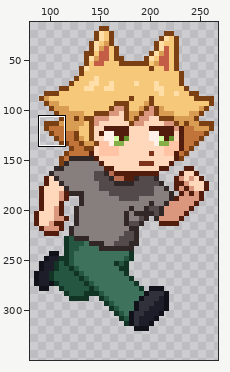
Two states of a sprite sheet, Assets/Player/run-2.png. The first picture is a wide view before the edit; the outline marks the close-up.
Close-up. Old version:
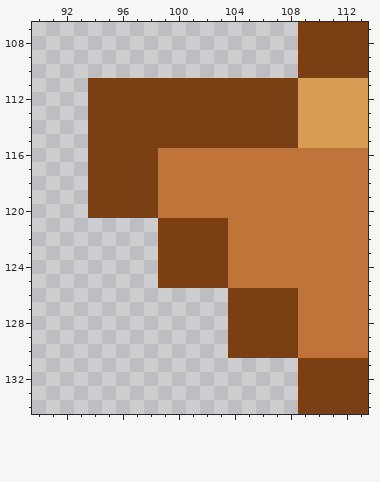
The file is 329x350 pixels. Shown: x 90..113, y 107..134. The old version is drawn lined up with the new one. The wide view leaves out empty margins. The commit also changed other parts of the picture, which this record leaves out.
The result:
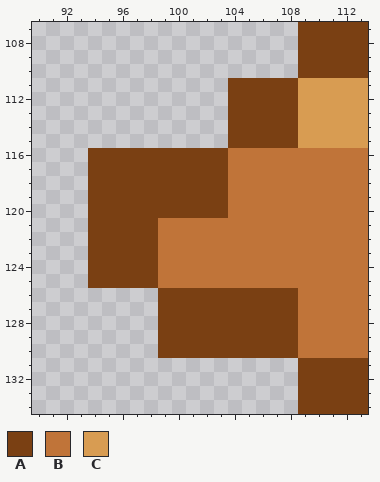
Palette (. is transparent): A #7a4013  B #c07439  C #d89c52
Difference:
{"change": "whole drawing moved by -9,-13 (the old picture is shown already moved)"}
{"y":111,"x":94,"old":"AAAAAAAAAA","new":".........."}
{"y":112,"x":94,"old":"AAAAAAAAAA","new":".........."}
{"y":113,"x":94,"old":"AAAAAAAAAA","new":".........."}
{"y":114,"x":94,"old":"AAAAAAAAAA","new":".........."}
{"y":115,"x":94,"old":"AAAAAAAAAA","new":".........."}
{"y":116,"x":99,"old":"BBBBB","new":"AAAAA"}
{"y":117,"x":99,"old":"BBBBB","new":"AAAAA"}
{"y":118,"x":99,"old":"BBBBB","new":"AAAAA"}
{"y":119,"x":99,"old":"BBBBB","new":"AAAAA"}
{"y":120,"x":99,"old":"BBBBB","new":"AAAAA"}
{"y":121,"x":94,"old":".....AAAAA","new":"AAAAABBBBB"}
{"y":122,"x":94,"old":".....AAAAA","new":"AAAAABBBBB"}
{"y":123,"x":94,"old":".....AAAAA","new":"AAAAABBBBB"}
{"y":124,"x":94,"old":".....AAAAA","new":"AAAAABBBBB"}
{"y":125,"x":94,"old":".....AAAAA","new":"AAAAABBBBB"}
{"y":126,"x":99,"old":".....","new":"AAAAA"}
{"y":127,"x":99,"old":".....","new":"AAAAA"}
{"y":128,"x":99,"old":".....","new":"AAAAA"}
{"y":129,"x":99,"old":".....","new":"AAAAA"}
{"y":130,"x":99,"old":".....","new":"AAAAA"}
